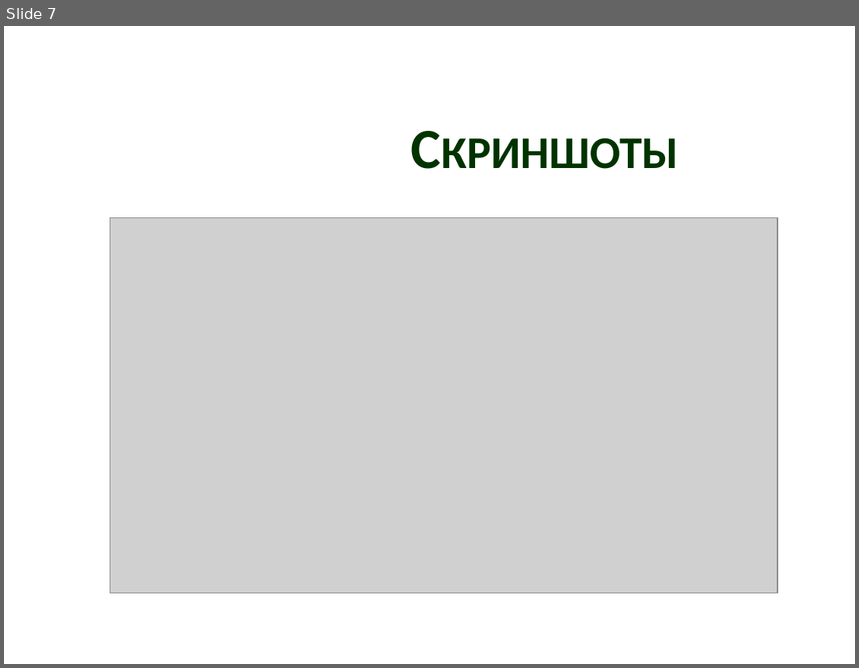
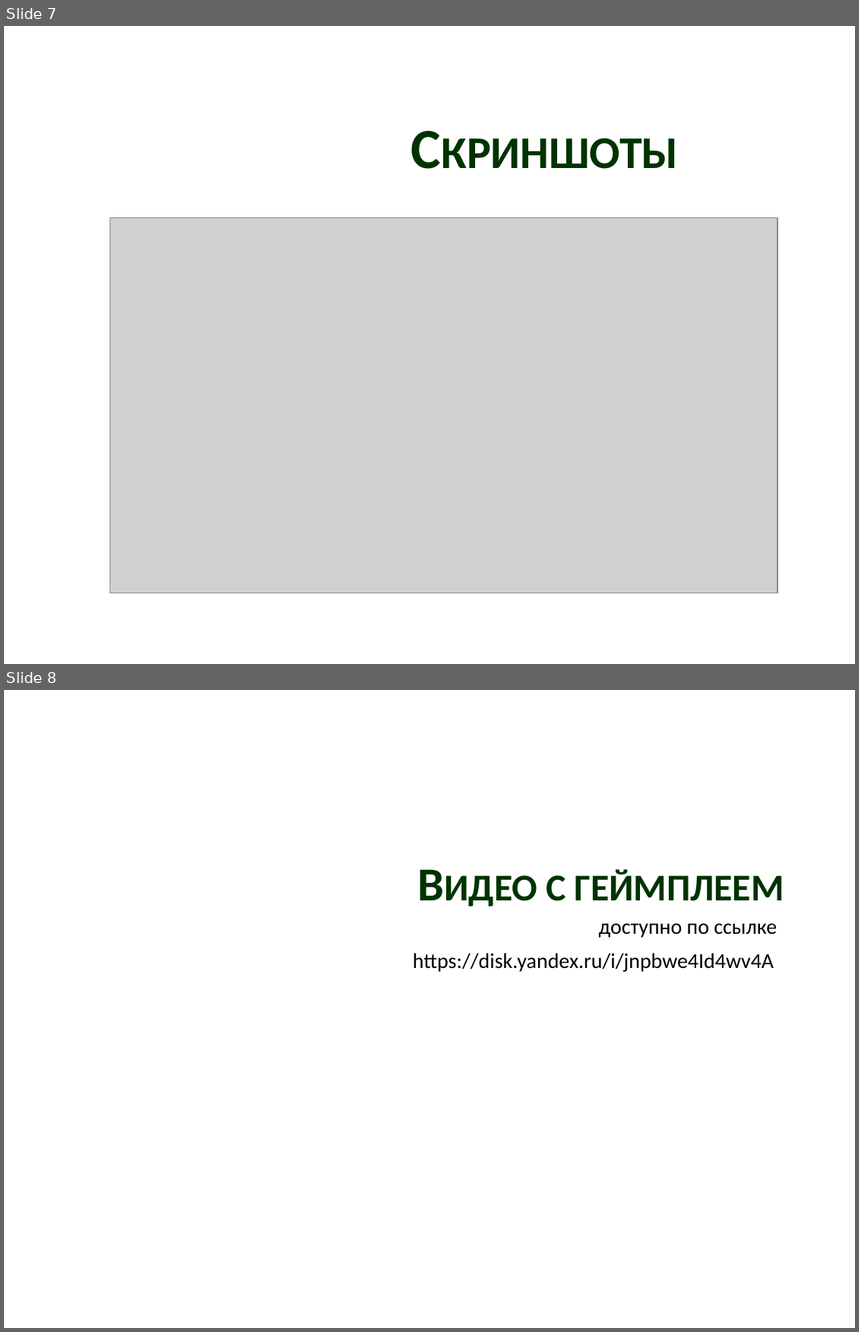
Before and after one commit to Alveeeep/ArcadeJo, a slide deck: JoJo Arcade Game.pptx. Shown one above the other, each under a label of ours: slide 7 before the commit, slides 7 and 8 after it. The pictures are 859x668 and 859x1332 pixels, drawn with LibreOffice and Linux fonts; fonts in the diff are those of the drawing; grey boxes stand for pictures; background and template pictures are left out. Boxes give left, top, right and bottom in pixels: in the first picture for what was removed or moved away, otherwise in the second. Text is boxed around its words. In the diff, an @@ line names an element or a change of style, - is before the commit and + after.

Commit message:
Презентация с видео и мини-паспорт

```diff
--- a/JoJo Arcade Game.pptx
+++ b/JoJo Arcade Game.pptx
@@ slide 8 added at <box>4,690,855,1328</box>, background picture (left out) @@
@@ title added at <box>546,869,785,901</box>, 40 pt, text #003300, bold, small capitals @@
+Видео с геймплеем
@@ text added at <box>599,923,777,938</box>, 18 pt, text #000000 @@
+доступно по ссылке
@@ text added at <box>413,953,774,972</box>, 18 pt, text #000000 @@
+https://disk.yandex.ru/i/jnpbwe4Id4wv4A
```
